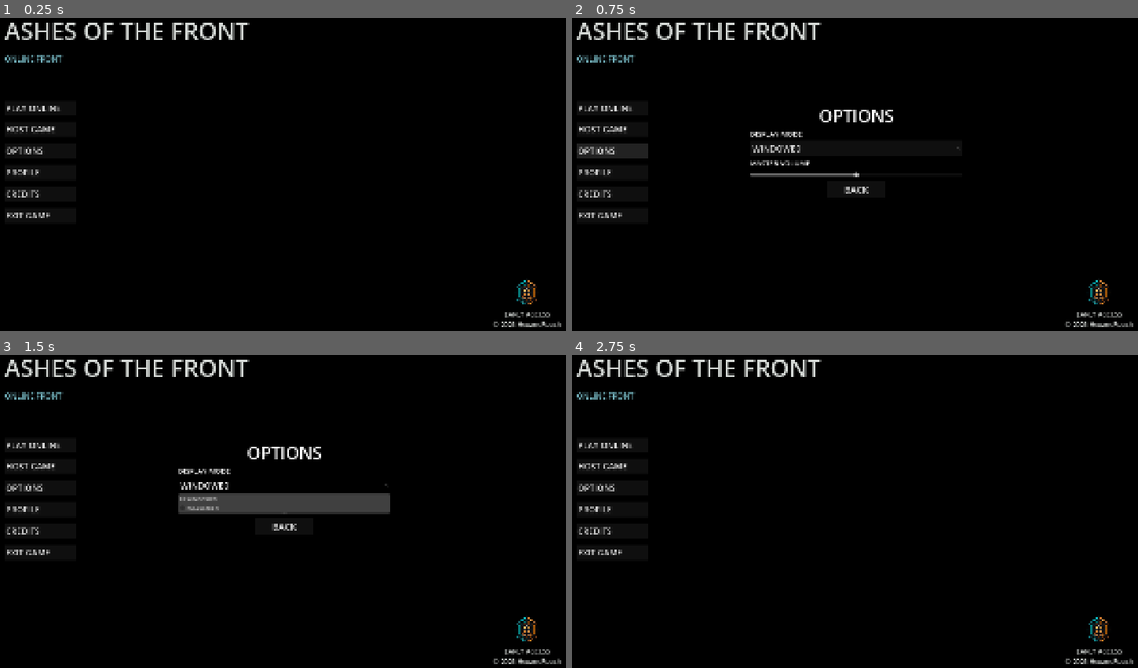
Above: before the commit, frames 1-4 (two rows, left to right).
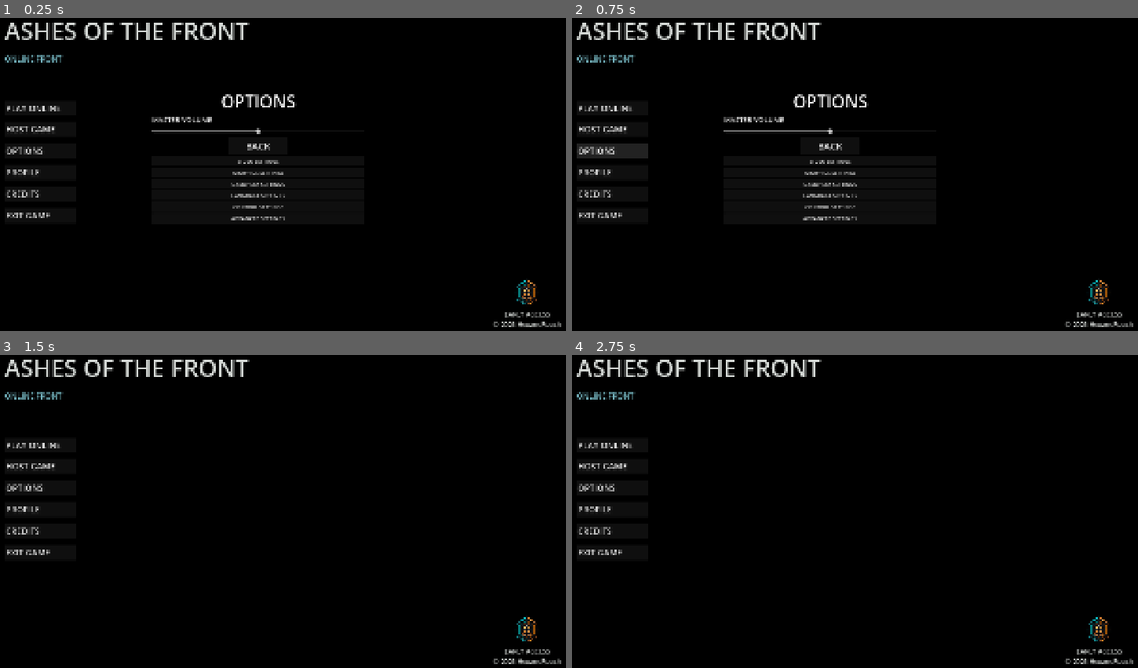
Above: after the commit, the same moments.

Repository: HexandRoach/Ashesofthefront
Game: Godot game, scene res://scenes/main_menu.tscn
The game is run twice, just before and just after one commit, with the same random seed, the same clock (stepped at 60 frames per second) and the same inputs. Video files are missing from this copy of the repository; at most half a second of black plays in their place.
Inputs (mouse positions are in pixels of both pictures, inside the frame that each line leads up to):
- Up to frame 1 (0.25 s): no input
- Up to frame 2 (0.75 s): click "OPTIONS" at 0.5 s
- Up to frame 3 (1.5 s): click (283, 486) at 1.25 s, where only the run before the commit has a clickable "WINDOWED"
- Up to frame 4 (2.75 s): click (855, 527) at 2 s, where only the run before the commit has a clickable "BACK"

The runs differ from the first frame. In frame 1, 1.2% of the frame differs, in the area x 26-53%, y 24-65%; in frame 2, 2.1%; in frame 3, 3.2%, in the area x 31-69%, y 29-57%; in frame 4, nothing differs.

Commit message:
Add saved video and audio settings

Diff:
--- a/scenes/main_menu.gd
+++ b/scenes/main_menu.gd
@@ -2,58 +2,302 @@
 
 const SETTINGS_PATH: String = "user://settings.cfg"
 
-@onready var display_mode_option: OptionButton = $OptionsOverlay/OptionsLayout/DisplayModeOption
+const RESOLUTIONS: Array[Vector2i] = [
+	Vector2i(1280, 720),
+	Vector2i(1600, 900),
+	Vector2i(1920, 1080),
+	Vector2i(2560, 1440)
+]
+
+const DEFAULT_WINDOWED_RESOLUTION_INDEX := 0
+const DEFAULT_FULLSCREEN_RESOLUTION_INDEX := 2
+const DEFAULT_DISPLAY_MODE_INDEX := 1
+const DEFAULT_MASTER_VOLUME := 0.5
+
+# These paths are relative to MainMenu.
+@onready var display_mode_option: OptionButton = $OptionsOverlay/OptionsLayout/SettingsPages/VideoPage/DisplayModeOption
 @onready var master_volume_slider: HSlider = $OptionsOverlay/OptionsLayout/MasterVolumeSlider
 @onready var exit_dialog: ConfirmationDialog = $ExitDialog
+@onready var video_page: VBoxContainer = $OptionsOverlay/OptionsLayout/SettingsPages/VideoPage
+
+# Your Scene tree showed this spelling:
+# ResoultionOption
+@onready var resolution_option: OptionButton = $OptionsOverlay/OptionsLayout/SettingsPages/VideoPage/ResolutionOption
 
 var exit_dialog_open := false
 
+# 0 = 1280 x 720
+# 1 = 1600 x 900
+var current_windowed_resolution_index := DEFAULT_WINDOWED_RESOLUTION_INDEX
+
+# 2 = 1920 x 1080
+# 3 = 2560 x 1440
+var current_fullscreen_resolution_index := DEFAULT_FULLSCREEN_RESOLUTION_INDEX
+
+# 0 = WINDOWED
+# 1 = FULLSCREEN
+var current_display_mode_index := DEFAULT_DISPLAY_MODE_INDEX
+
 
 func _ready() -> void:
-	_load_master_volume()
-
-	DisplayServer.window_set_mode(DisplayServer.WINDOW_MODE_FULLSCREEN)
-
+	_setup_display_mode_options()
+	_setup_resolution_options()
+
+	_load_settings()
+	_apply_loaded_video_settings()
+
+	exit_dialog.get_ok_button().hide()
+	exit_dialog.get_cancel_button().hide()
+	exit_dialog.dialog_close_on_escape = false
+
+	video_page.hide()
+
+
+func _setup_display_mode_options() -> void:
 	display_mode_option.clear()
 	display_mode_option.add_item("WINDOWED")
 	display_mode_option.add_item("FULLSCREEN")
-	display_mode_option.select(1)
-
-	_update_display_mode_selection()
-
-	exit_dialog.get_ok_button().hide()
-	exit_dialog.get_cancel_button().hide()
-	exit_dialog.dialog_close_on_escape = false
+
+
+func _setup_resolution_options() -> void:
+	resolution_option.clear()
+
+	for resolution: Vector2i in RESOLUTIONS:
+		resolution_option.add_item("%d x %d" % [
+			resolution.x,
+			resolution.y
+		])
+
+
+func _load_settings() -> void:
+	var config := ConfigFile.new()
+	var load_error: Error = config.load(SETTINGS_PATH)
+
+	if load_error != OK:
+		master_volume_slider.set_value_no_signal(
+			DEFAULT_MASTER_VOLUME
+		)
+		_set_master_volume(DEFAULT_MASTER_VOLUME)
+		return
+
+	var saved_volume: float = float(
+		config.get_value(
+			"audio",
+			"master_volume",
+			DEFAULT_MASTER_VOLUME
+		)
+	)
+
+	current_windowed_resolution_index = clampi(
+		int(config.get_value(
+			"video",
+			"windowed_resolution_index",
+			DEFAULT_WINDOWED_RESOLUTION_INDEX
+		)),
+		0,
+		1
+	)
+
+	current_fullscreen_resolution_index = clampi(
+		int(config.get_value(
+			"video",
+			"fullscreen_resolution_index",
+			DEFAULT_FULLSCREEN_RESOLUTION_INDEX
+		)),
+		2,
+		3
+	)
+
+	current_display_mode_index = clampi(
+		int(config.get_value(
+			"video",
+			"display_mode_index",
+			DEFAULT_DISPLAY_MODE_INDEX
+		)),
+		0,
+		1
+	)
+
+	master_volume_slider.set_value_no_signal(saved_volume)
+	_set_master_volume(saved_volume)
+
+
+func _save_settings() -> void:
+	var config := ConfigFile.new()
+
+	config.load(SETTINGS_PATH)
+
+	config.set_value(
+		"audio",
+		"master_volume",
+		master_volume_slider.value
+	)
+
+	config.set_value(
+		"video",
+		"windowed_resolution_index",
+		current_windowed_resolution_index
+	)
+
+	config.set_value(
+		"video",
+		"fullscreen_resolution_index",
+		current_fullscreen_resolution_index
+	)
+
+	config.set_value(
+		"video",
+		"display_mode_index",
+		current_display_mode_index
+	)
+
+	var save_error: Error = config.save(SETTINGS_PATH)
+
+	if save_error != OK:
+		push_warning(
+			"Could not save settings.cfg. Error: %s" % save_error
+		)
+
+
+func _apply_loaded_video_settings() -> void:
+	if current_display_mode_index == 0:
+		_set_windowed_resolution(
+			current_windowed_resolution_index,
+			false
+		)
+	else:
+		_set_fullscreen_resolution(
+			current_fullscreen_resolution_index,
+			false
+		)
 
 
 func _on_options_button_pressed() -> void:
 	_update_display_mode_selection()
+	video_page.hide()
 	$OptionsOverlay.show()
 
 
+func _on_video_settings_button_pressed() -> void:
+	video_page.show()
+
+
 func _on_option_back_button_pressed() -> void:
+	video_page.hide()
 	$OptionsOverlay.hide()
 
 
 func _on_display_mode_option_item_selected(index: int) -> void:
 	if index == 0:
-		DisplayServer.window_set_mode(DisplayServer.WINDOW_MODE_WINDOWED)
-
-		await get_tree().process_frame
-
-		var window_size := Vector2i(1280, 720)
-		DisplayServer.window_set_size(window_size)
-
-		var screen_size := DisplayServer.screen_get_size()
-		var window_position := Vector2i(
-			int((screen_size.x - window_size.x) / 2.0),
-			int((screen_size.y - window_size.y) / 2.0)
-		)
-
-		DisplayServer.window_set_position(window_position)
+		_set_windowed_resolution(
+			current_windowed_resolution_index,
+			true
+		)
 
 	elif index == 1:
-		DisplayServer.window_set_mode(DisplayServer.WINDOW_MODE_FULLSCREEN)
+		_set_fullscreen_resolution(
+			current_fullscreen_resolution_index,
+			true
+		)
+
+
+func _on_resolution_option_item_selected(index: int) -> void:
+	if index < 0 or index >= RESOLUTIONS.size():
+		return
+
+	# 1280 x 720 and 1600 x 900 are windowed choices.
+	if index == 0 or index == 1:
+		_set_windowed_resolution(index, true)
+
+	# 1920 x 1080 and 2560 x 1440 are fullscreen choices.
+	elif index == 2 or index == 3:
+		_set_fullscreen_resolution(index, true)
+
+
+func _set_windowed_resolution(
+	index: int,
+	save_after_change: bool = true
+) -> void:
+	if index < 0 or index > 1:
+		index = DEFAULT_WINDOWED_RESOLUTION_INDEX
+
+	current_windowed_resolution_index = index
+	current_display_mode_index = 0
+
+	var window_size: Vector2i = RESOLUTIONS[index]
+
+	DisplayServer.window_set_mode(
+		DisplayServer.WINDOW_MODE_WINDOWED
+	)
+
+	DisplayServer.window_set_flag(
+		DisplayServer.WINDOW_FLAG_BORDERLESS,
+		false
+	)
+
+	await get_tree().create_timer(0.3).timeout
+
+	DisplayServer.window_set_size(window_size)
+
+	var screen_size: Vector2i = DisplayServer.screen_get_size()
+	var window_position := Vector2i(
+		int((screen_size.x - window_size.x) / 2.0),
+		int((screen_size.y - window_size.y) / 2.0)
+	)
+
+	DisplayServer.window_set_position(window_position)
+
+	display_mode_option.select(0)
+	resolution_option.select(index)
+
+	if save_after_change:
+		_save_settings()
+
+
+func _set_fullscreen_resolution(
+	index: int,
+	save_after_change: bool = true
+) -> void:
+	if index < 2 or index > 3:
+		index = DEFAULT_FULLSCREEN_RESOLUTION_INDEX
+
+	current_fullscreen_resolution_index = index
+	current_display_mode_index = 1
+
+	display_mode_option.select(1)
+	resolution_option.select(index)
+
+	DisplayServer.window_set_mode(
+		DisplayServer.WINDOW_MODE_FULLSCREEN
+	)
+
+	if save_after_change:
+		_save_settings()
+
+
+func _on_reset_settings_button_pressed() -> void:
+	current_windowed_resolution_index = (
+		DEFAULT_WINDOWED_RESOLUTION_INDEX
+	)
+
+	current_fullscreen_resolution_index = (
+		DEFAULT_FULLSCREEN_RESOLUTION_INDEX
+	)
+
+	current_display_mode_index = DEFAULT_DISPLAY_MODE_INDEX
+
+	master_volume_slider.set_value_no_signal(
+		DEFAULT_MASTER_VOLUME
+	)
+
+	_set_master_volume(DEFAULT_MASTER_VOLUME)
+
+	_set_fullscreen_resolution(
+		DEFAULT_FULLSCREEN_RESOLUTION_INDEX,
+		false
+	)
+
+	_save_settings()
 
 
 func _on_exit_game_button_pressed() -> void:
@@ -66,48 +310,41 @@
 	var current_mode: int = DisplayServer.window_get_mode()
 
 	if current_mode == DisplayServer.WINDOW_MODE_FULLSCREEN:
+		current_display_mode_index = 1
 		display_mode_option.select(1)
+		resolution_option.select(
+			current_fullscreen_resolution_index
+		)
 	else:
+		current_display_mode_index = 0
 		display_mode_option.select(0)
-
-
-func _save_master_volume(volume: float) -> void:
-	var config := ConfigFile.new()
-	var load_error: Error = config.load(SETTINGS_PATH)
-
-	config.set_value("audio", "master_volume", volume)
-	config.save(SETTINGS_PATH)
-
-
-func _load_master_volume() -> void:
-	var config := ConfigFile.new()
-	var load_error: Error = config.load(SETTINGS_PATH)
-
-	var saved_volume: float = 0.5
-
-	if load_error == OK:
-		saved_volume = float(config.get_value("audio", "master_volume", 0.5))
-
-	master_volume_slider.set_value_no_signal(saved_volume)
-
+		resolution_option.select(
+			current_windowed_resolution_index
+		)
+
+
+func _set_master_volume(value: float) -> void:
 	var master_bus: int = AudioServer.get_bus_index("Master")
 
 	if master_bus == -1:
 		push_warning("Master audio bus was not found.")
 		return
 
-	AudioServer.set_bus_volume_linear(master_bus, saved_volume)
+	AudioServer.set_bus_volume_linear(master_bus, value)
 
 
 func _on_master_volume_slider_value_changed(value: float) -> void:
-	var master_bus: int = AudioServer.get_bus_index("Master")
-
-	if master_bus == -1:
-		push_warning("Master audio bus was not found.")
-		return
-
-	AudioServer.set_bus_volume_linear(master_bus, value)
-	_save_master_volume(value)
+	_set_master_volume(value)
+	_save_settings()
+
+
+func _on_exit_dialog_confirmed() -> void:
+	get_tree().quit()
+
+
+func _on_exit_dialog_canceled() -> void:
+	exit_dialog_open = false
+	exit_dialog.hide()
 
 
 func _process(_delta: float) -> void:
--- a/scenes/main_menu.tscn
+++ b/scenes/main_menu.tscn
@@ -163,7 +163,6 @@
 horizontal_alignment = 1
 
 [node name="OptionsOverlay" type="ColorRect" parent="." unique_id=1587184555]
-visible = false
 layout_mode = 0
 offset_left = 1546.0
 offset_top = 1012.5
@@ -175,10 +174,10 @@
 [node name="OptionsLayout" type="VBoxContainer" parent="OptionsOverlay" unique_id=844920644]
 custom_minimum_size = Vector2(540, 0)
 layout_mode = 0
-offset_left = -896.0
-offset_top = -627.5
-offset_right = -246.0
-offset_bottom = -287.5
+offset_left = -976.0
+offset_top = -671.5
+offset_right = -326.0
+offset_bottom = -258.5
 
 [node name="OptionsTitle" type="Label" parent="OptionsOverlay/OptionsLayout" unique_id=900871477]
 custom_minimum_size = Vector2(540, 65)
@@ -187,17 +186,6 @@
 text = "OPTIONS"
 horizontal_alignment = 1
 
-[node name="DisplayModeLabel" type="Label" parent="OptionsOverlay/OptionsLayout" unique_id=2032978562]
-custom_minimum_size = Vector2(540, 28)
-layout_mode = 2
-theme_override_font_sizes/font_size = 22
-text = "DISPLAY MODE"
-
-[node name="DisplayModeOption" type="OptionButton" parent="OptionsOverlay/OptionsLayout" unique_id=2035980341]
-custom_minimum_size = Vector2(540, 50)
-layout_mode = 2
-theme_override_font_sizes/font_size = 26
-
 [node name="MasterVolumeLabel" type="Label" parent="OptionsOverlay/OptionsLayout" unique_id=610710322]
 custom_minimum_size = Vector2(540, 28)
 layout_mode = 2
@@ -217,6 +205,112 @@
 size_flags_horizontal = 4
 theme_override_font_sizes/font_size = 28
 text = "BACK"
+
+[node name="CategoryButtons" type="VBoxContainer" parent="OptionsOverlay/OptionsLayout" unique_id=1233529464]
+layout_mode = 2
+
+[node name="VideoSettingsButton" type="Button" parent="OptionsOverlay/OptionsLayout/CategoryButtons" unique_id=2145365210]
+layout_mode = 2
+text = "VIDEO SETTINGS"
+
+[node name="GraphicsSettingsButton" type="Button" parent="OptionsOverlay/OptionsLayout/CategoryButtons" unique_id=160637853]
+layout_mode = 2
+text = "GRAPHICS SETTINGS"
+
+[node name="GameplaySettingsButton" type="Button" parent="OptionsOverlay/OptionsLayout/CategoryButtons" unique_id=1414758863]
+layout_mode = 2
+text = "GAMEPLAY SETTINGS"
+
+[node name="LanguageSettingsButton" type="Button" parent="OptionsOverlay/OptionsLayout/CategoryButtons" unique_id=1595998681]
+layout_mode = 2
+text = "LANGUAGE SETTINGS"
+
+[node name="ControlSettingsButton" type="Button" parent="OptionsOverlay/OptionsLayout/CategoryButtons" unique_id=1164170652]
+layout_mode = 2
+text = "CONTROL SETTINGS"
+
+[node name="AdvancedSettingsButton" type="Button" parent="OptionsOverlay/OptionsLayout/CategoryButtons" unique_id=1148217930]
+layout_mode = 2
+text = "ADVANCED SETTINGS"
+
+[node name="SettingsPages" type="Control" parent="OptionsOverlay/OptionsLayout" unique_id=1837979736]
+layout_mode = 2
+
+[node name="VideoPage" type="VBoxContainer" parent="OptionsOverlay/OptionsLayout/SettingsPages" unique_id=384284035]
+layout_mode = 0
+offset_left = 677.0
+offset_top = -296.0
+offset_right = 1217.0
+offset_bottom = 2.0
+
+[node name="VideoPageTitle" type="Label" parent="OptionsOverlay/OptionsLayout/SettingsPages/VideoPage" unique_id=751199901]
+layout_mode = 2
+text = "VIDEO SETTINGS"
+
+[node name="DisplayModeLabel" type="Label" parent="OptionsOverlay/OptionsLayout/SettingsPages/VideoPage" unique_id=2032978562]
+custom_minimum_size = Vector2(540, 28)
+layout_mode = 2
+theme_override_font_sizes/font_size = 22
+text = "DISPLAY MODE"
+
+[node name="DisplayModeOption" type="OptionButton" parent="OptionsOverlay/OptionsLayout/SettingsPages/VideoPage" unique_id=2035980341]
+custom_minimum_size = Vector2(540, 50)
+layout_mode = 2
+theme_override_font_sizes/font_size = 26
+
+[node name="ResolutionLabel" type="Label" parent="OptionsOverlay/OptionsLayout/SettingsPages/VideoPage" unique_id=1457507820]
+layout_mode = 2
+text = "RESOLUTION"
+
+[node name="ResolutionOption" type="OptionButton" parent="OptionsOverlay/OptionsLayout/SettingsPages/VideoPage" unique_id=1850179644]
+layout_mode = 2
+item_count = 5
+popup/item_0/text = "1280 x 720"
+popup/item_0/id = 1
+popup/item_1/text = "1600 x 900"
+popup/item_1/id = 2
+popup/item_2/text = "1920 x 1080"
+popup/item_2/id = 0
+popup/item_3/text = "2560 x 1440"
+popup/item_3/id = 3
+popup/item_4/text = "800 x 500"
+popup/item_4/id = 4
+
+[node name="VSyncLabel" type="Label" parent="OptionsOverlay/OptionsLayout/SettingsPages/VideoPage" unique_id=1399083630]
+layout_mode = 2
+text = "V-SYNC"
+
+[node name="VSyncOption" type="OptionButton" parent="OptionsOverlay/OptionsLayout/SettingsPages/VideoPage" unique_id=1739411494]
+layout_mode = 2
+item_count = 3
+popup/item_0/text = "OFF"
+popup/item_0/id = 0
+popup/item_1/text = "ON"
+popup/item_1/id = 1
+popup/item_2/text = "ADAPTIVE"
+popup/item_2/id = 2
+
+[node name="FrameRateLimitLabel" type="Label" parent="OptionsOverlay/OptionsLayout/SettingsPages/VideoPage" unique_id=247321249]
+layout_mode = 2
+text = "FRAME RATE LIMIT"
+
+[node name="FrameRateLimitOption" type="OptionButton" parent="OptionsOverlay/OptionsLayout/SettingsPages/VideoPage" unique_id=1177042978]
+layout_mode = 2
+item_count = 5
+popup/item_0/text = "30 FPS"
+popup/item_0/id = 0
+popup/item_1/text = "60 FPS"
+popup/item_1/id = 1
+popup/item_2/text = "120 FPS"
+popup/item_2/id = 2
+popup/item_3/text = "144 FPS"
+popup/item_3/id = 3
+popup/item_4/text = "UNLIMITED"
+popup/item_4/id = 4
+
+[node name="ResetSettingsButton" type="Button" parent="OptionsOverlay/OptionsLayout/SettingsPages/VideoPage" unique_id=1995534440]
+layout_mode = 2
+text = "RESET SETTINGS"
 
 [node name="ExitDialog" type="ConfirmationDialog" parent="." unique_id=1431644987]
 oversampling_override = 1.0
@@ -229,8 +323,26 @@
 [N] NO — Stay with the squad"
 cancel_button_text = "NO"
 
+[node name="VideoConfirmDialog" type="ConfirmationDialog" parent="." unique_id=1388018522]
+title = "Keep Display Settings?"
+ok_button_text = "KEEP SETTINGS"
+dialog_text = "Keep these display settings?"
+dialog_close_on_escape = false
+cancel_button_text = "REVERT"
+
+[node name="VideoConfirmTimer" type="Timer" parent="." unique_id=1166550920]
+wait_time = 10.0
+one_shot = true
+autostart = true
+
 [connection signal="pressed" from="MenuMargin/MenuLayout/OptionsButton" to="." method="_on_options_button_pressed"]
 [connection signal="pressed" from="MenuMargin/MenuLayout/ExitGameButton" to="." method="_on_exit_game_button_pressed"]
-[connection signal="item_selected" from="OptionsOverlay/OptionsLayout/DisplayModeOption" to="." method="_on_display_mode_option_item_selected"]
 [connection signal="value_changed" from="OptionsOverlay/OptionsLayout/MasterVolumeSlider" to="." method="_on_master_volume_slider_value_changed"]
 [connection signal="pressed" from="OptionsOverlay/OptionsLayout/OptionBackButton" to="." method="_on_option_back_button_pressed"]
+[connection signal="pressed" from="OptionsOverlay/OptionsLayout/CategoryButtons/VideoSettingsButton" to="." method="_on_video_settings_button_pressed"]
+[connection signal="item_selected" from="OptionsOverlay/OptionsLayout/SettingsPages/VideoPage/DisplayModeOption" to="." method="_on_display_mode_option_item_selected"]
+[connection signal="item_selected" from="OptionsOverlay/OptionsLayout/SettingsPages/VideoPage/ResolutionOption" to="." method="_on_resolution_option_item_selected"]
+[connection signal="pressed" from="OptionsOverlay/OptionsLayout/SettingsPages/VideoPage/ResetSettingsButton" to="." method="_on_reset_settings_button_pressed"]
+[connection signal="canceled" from="VideoConfirmDialog" to="." method="_on_video_confirm_dialog_canceled"]
+[connection signal="confirmed" from="VideoConfirmDialog" to="." method="_on_video_confirm_dialog_confirmed"]
+[connection signal="timeout" from="VideoConfirmTimer" to="." method="_on_video_confirm_timer_timeout"]
